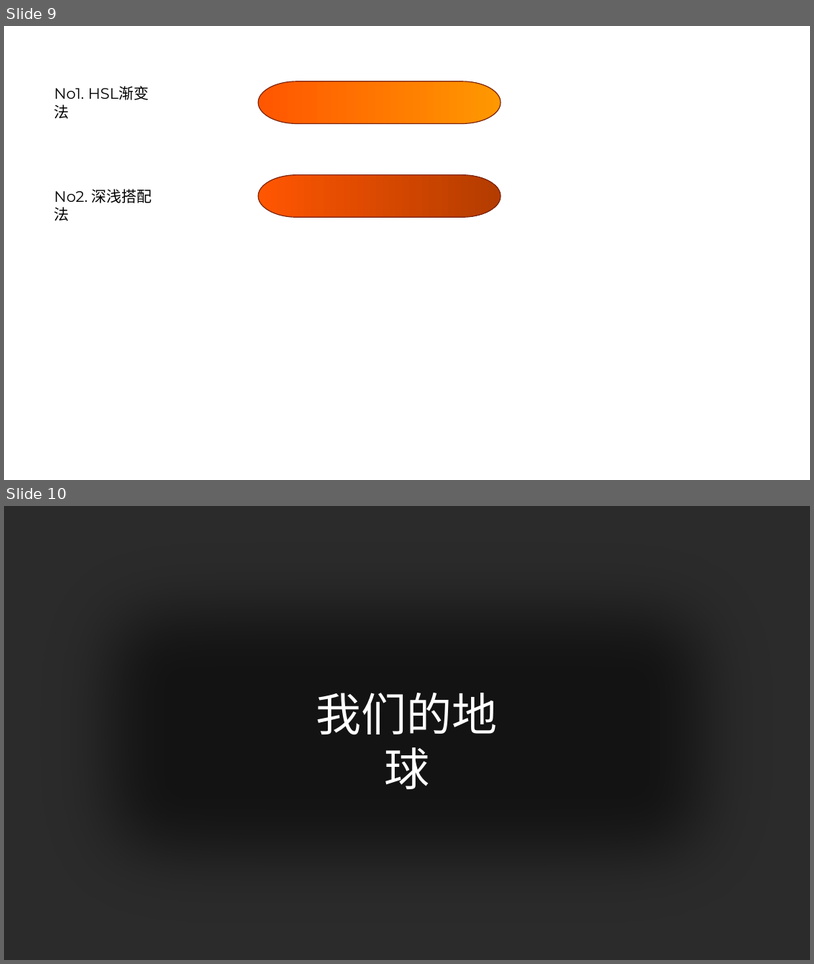
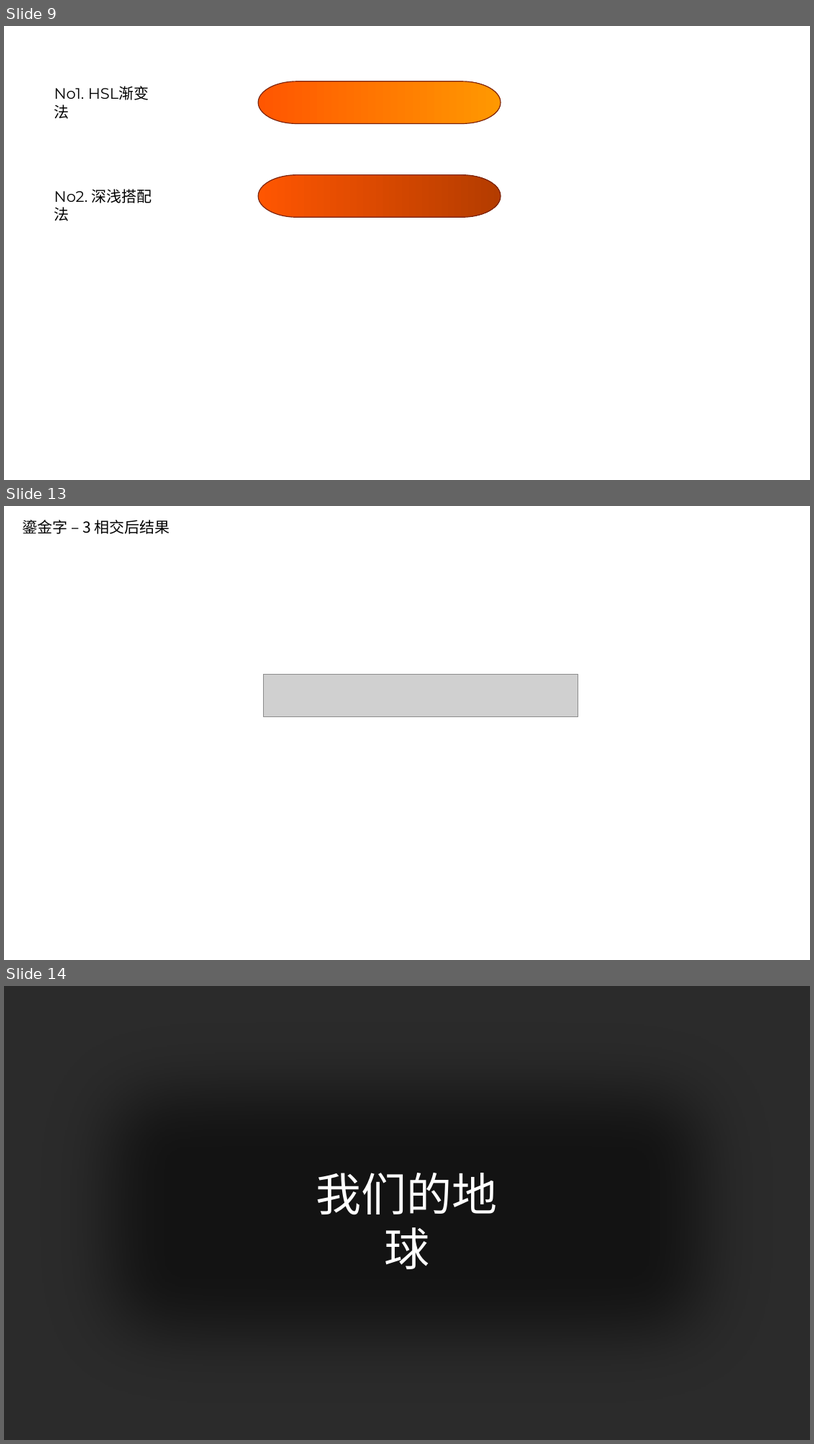
Before and after one commit to cloudboyyun/MyStudyRepository, a slide deck: StudyPPT/test1.pptx. Shown one above the other, each under a label of ours: slides 9 and 10 before the commit, slides 9, 13 and 14 after it; the slides between them are not shown. The pictures are 814x964 and 814x1444 pixels, drawn with LibreOffice and Linux fonts; fonts in the diff are those of the drawing; grey boxes stand for pictures; background and template pictures are left out; a plain dark background stands for a picture behind light text. Boxes give left, top, right and bottom in pixels: in the first picture for what was removed or moved away, otherwise in the second. Text is boxed around its words. In the diff, an @@ line names an element or a change of style, - is before the commit and + after.

```diff
--- a/StudyPPT/test1.pptx
+++ b/StudyPPT/test1.pptx
@@ slide 13 added at box(4, 506, 810, 960), background #FFFFFF @@
@@ text added at box(22, 520, 170, 534), 18 pt, text #000000 @@
+鎏金字 – 3 相交后结果
@@ picture added at box(264, 674, 579, 717) @@
@@ what was slide 10 is now slide 14 @@
```
Also in this commit, not shown: 5 other slides added, 4 other files.
